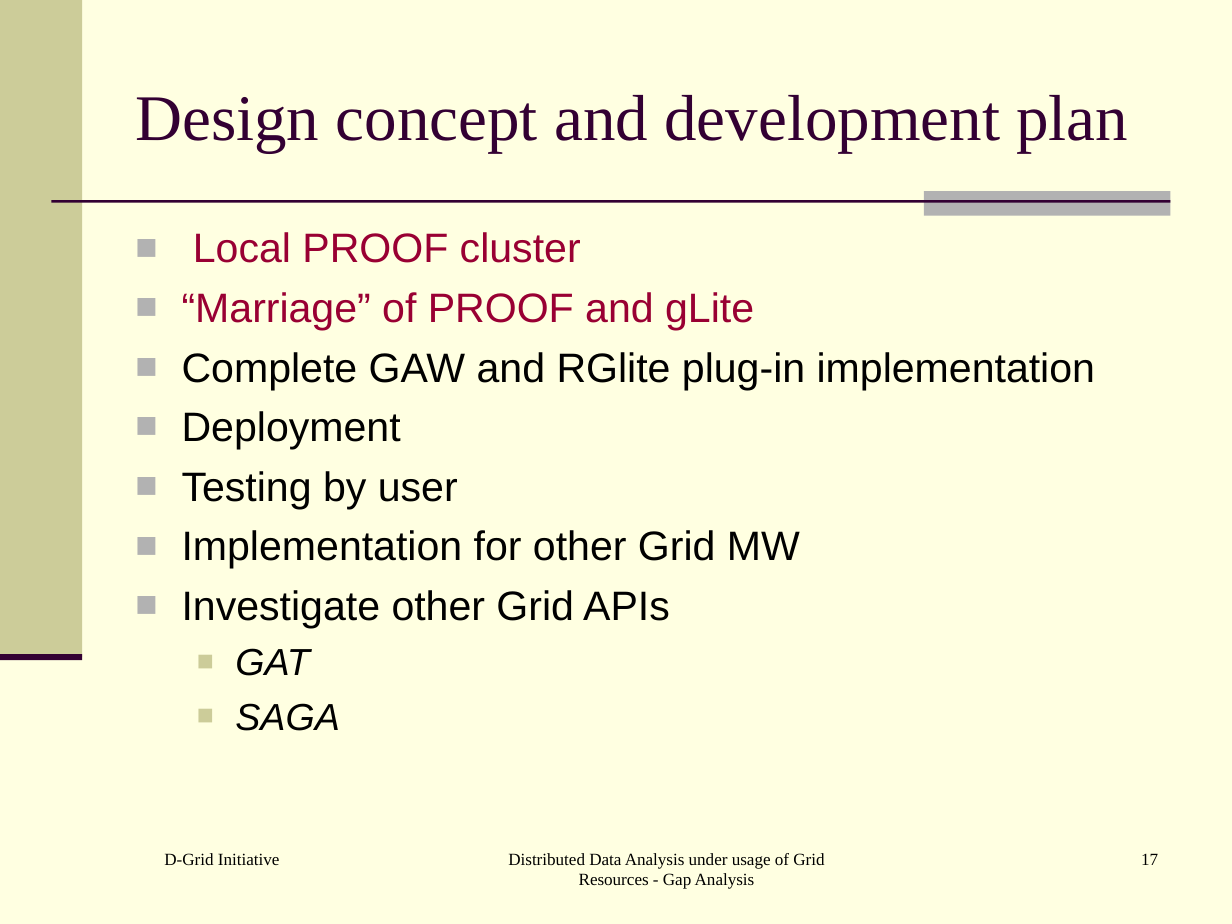
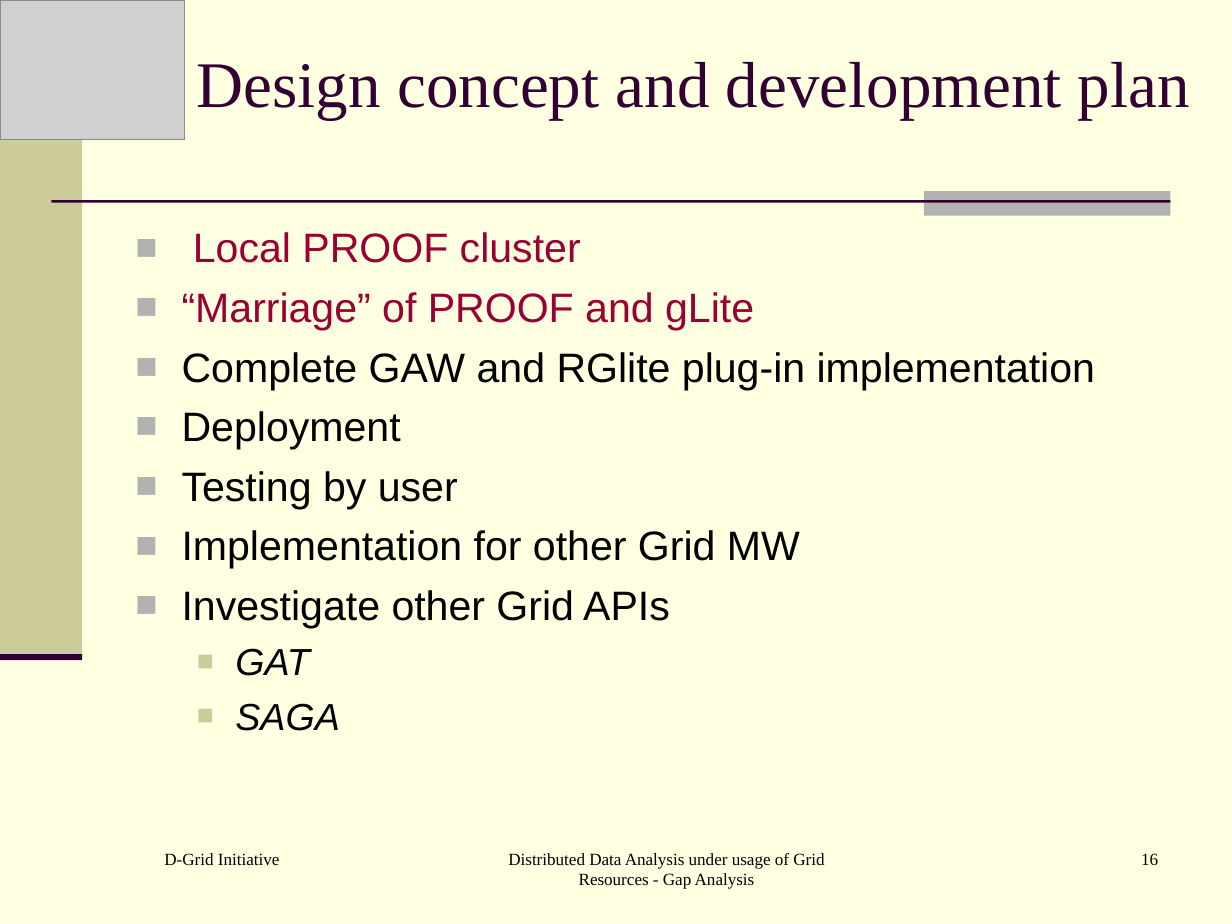
Before and after one commit to AnarManafov/PoDDocumentation, a slide deck: slide 16 of HEPCG-Workshops/2006-Nov/HEPCG-Workshops-2006-Nov.ppt (slide 17 before the commit). Drawn at 1232x924 pixels with LibreOffice and Linux fonts; fonts in the diff are those of the drawing; grey boxes stand for pictures. Boxes give left, top, right and bottom in pixels: in the first picture for what was removed or moved away, otherwise in the second. Text is boxed around its words. In the diff, an @@ line names an element or a change of style, - is before the commit and + after.

```diff
--- a/HEPCG-Workshops/2006-Nov/HEPCG-Workshops-2006-Nov.ppt
+++ b/HEPCG-Workshops/2006-Nov/HEPCG-Workshops-2006-Nov.ppt
@@ picture added at [0,0,185,139] @@
@@ title "Design concept and development plan": place and size @@
-title "Design concept and development plan" at [135,95,1128,152]
+title "Design concept and development plan" at [197,62,1190,120]
@@ page number at [1141,853,1158,865]: text changed @@
-17
+16
```
Also in this commit, not shown: 8 other slides changed, 1 slide removed, 1 other file.
